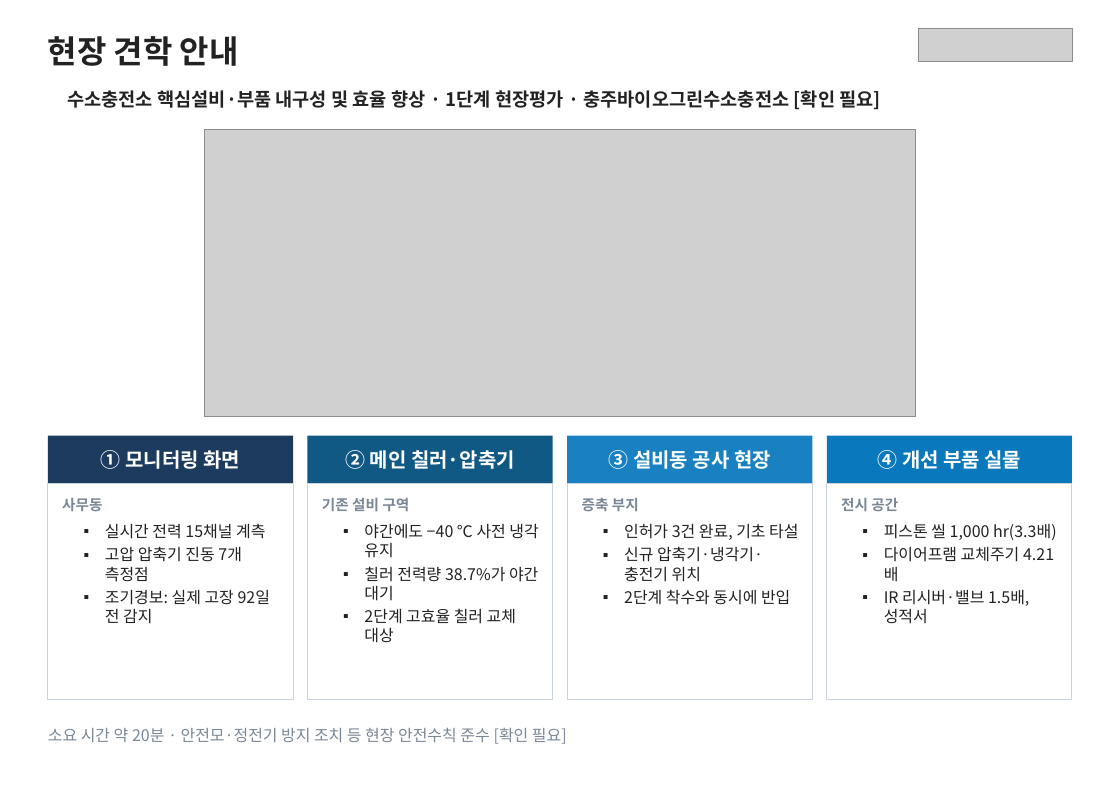
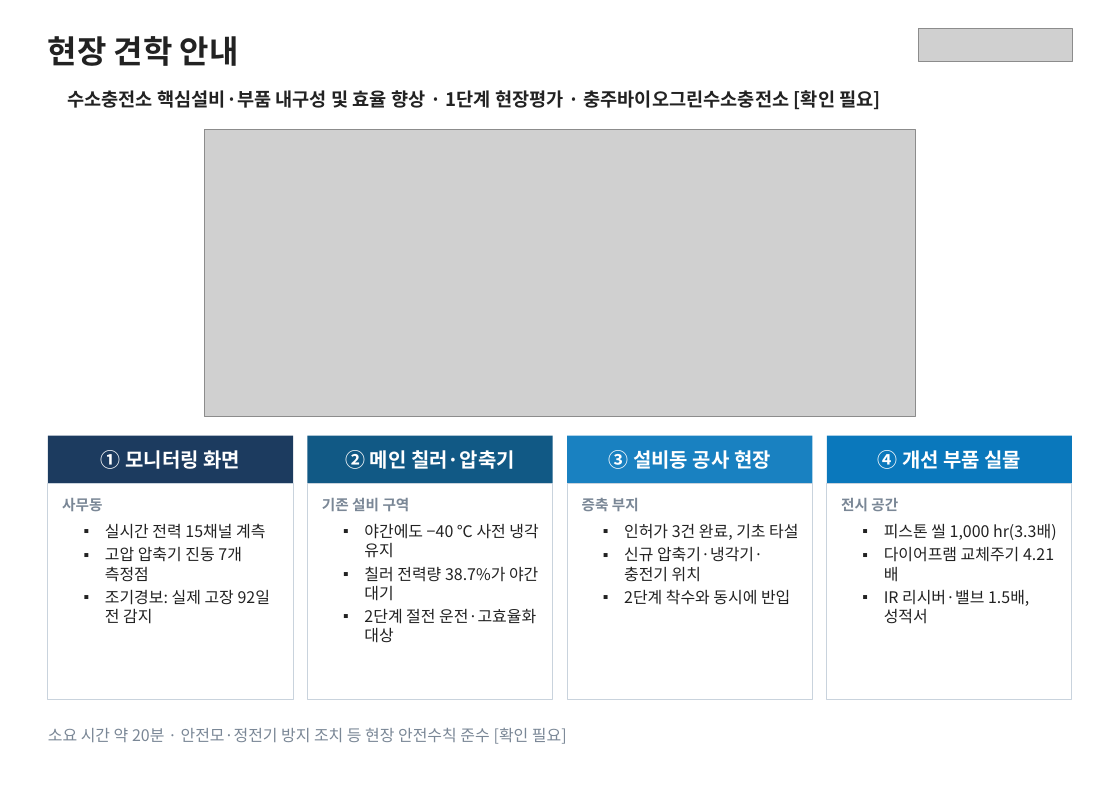
Before and after one commit to jungdw180-debug/h2, a slide deck: slide 1 of slides/1단계_현장평가_인쇄물.pptx. Drawn at 1120x792 pixels with LibreOffice and Linux fonts; fonts in the diff are those of the drawing; grey boxes stand for pictures; background and template pictures are left out. Boxes give left, top, right and bottom in pixels: in the first picture for what was removed or moved away, otherwise in the second. Text is boxed around its words. In the diff, an @@ line names an element or a change of style, - is before the commit and + after.

```diff
--- a/slides/1단계_현장평가_인쇄물.pptx
+++ b/slides/1단계_현장평가_인쇄물.pptx
@@ text at [364,608,536,643]: text changed @@
-  ▪ 2단계 고효율 칠러 교체 대상
+  ▪ 2단계 절전 운전·고효율화 대상
```
Also in this commit, not shown: 9 other files.
